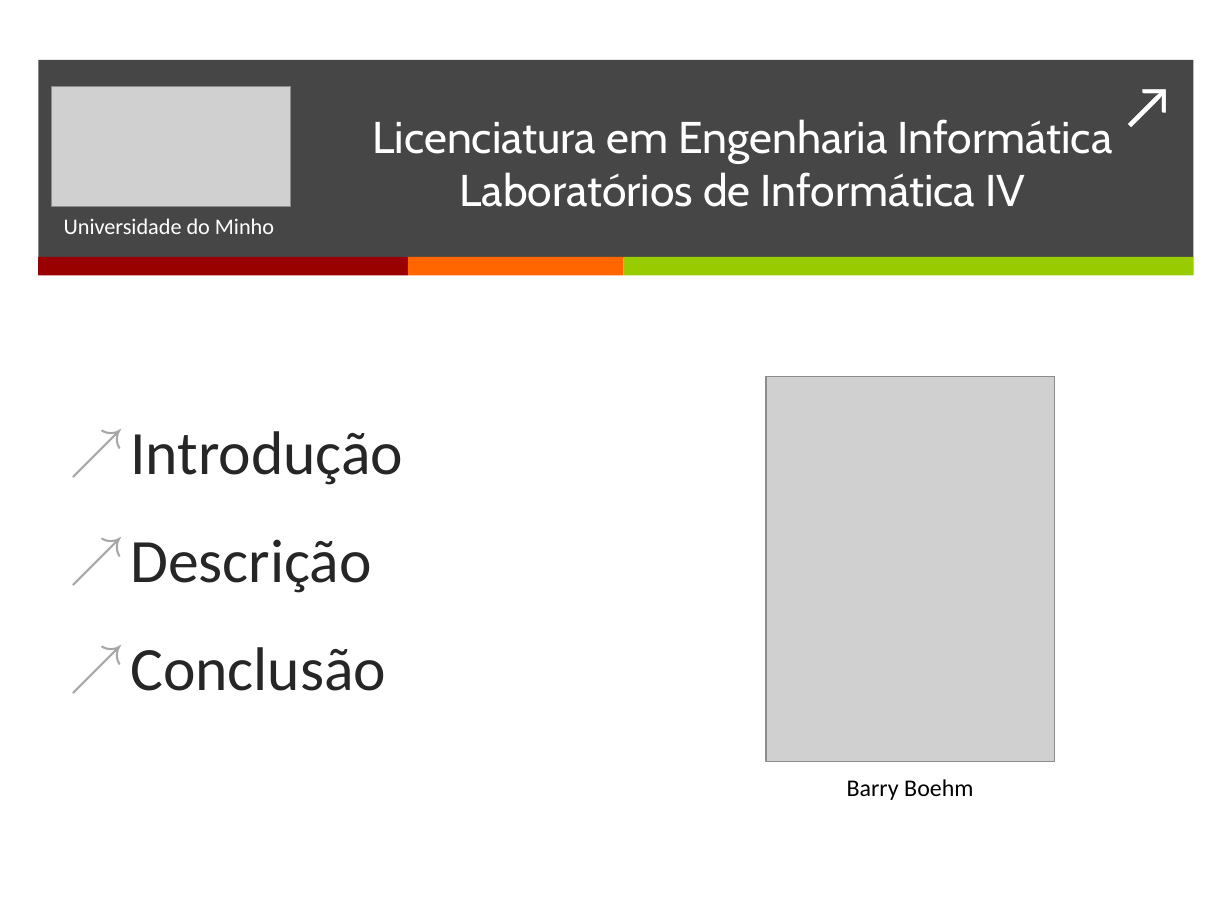
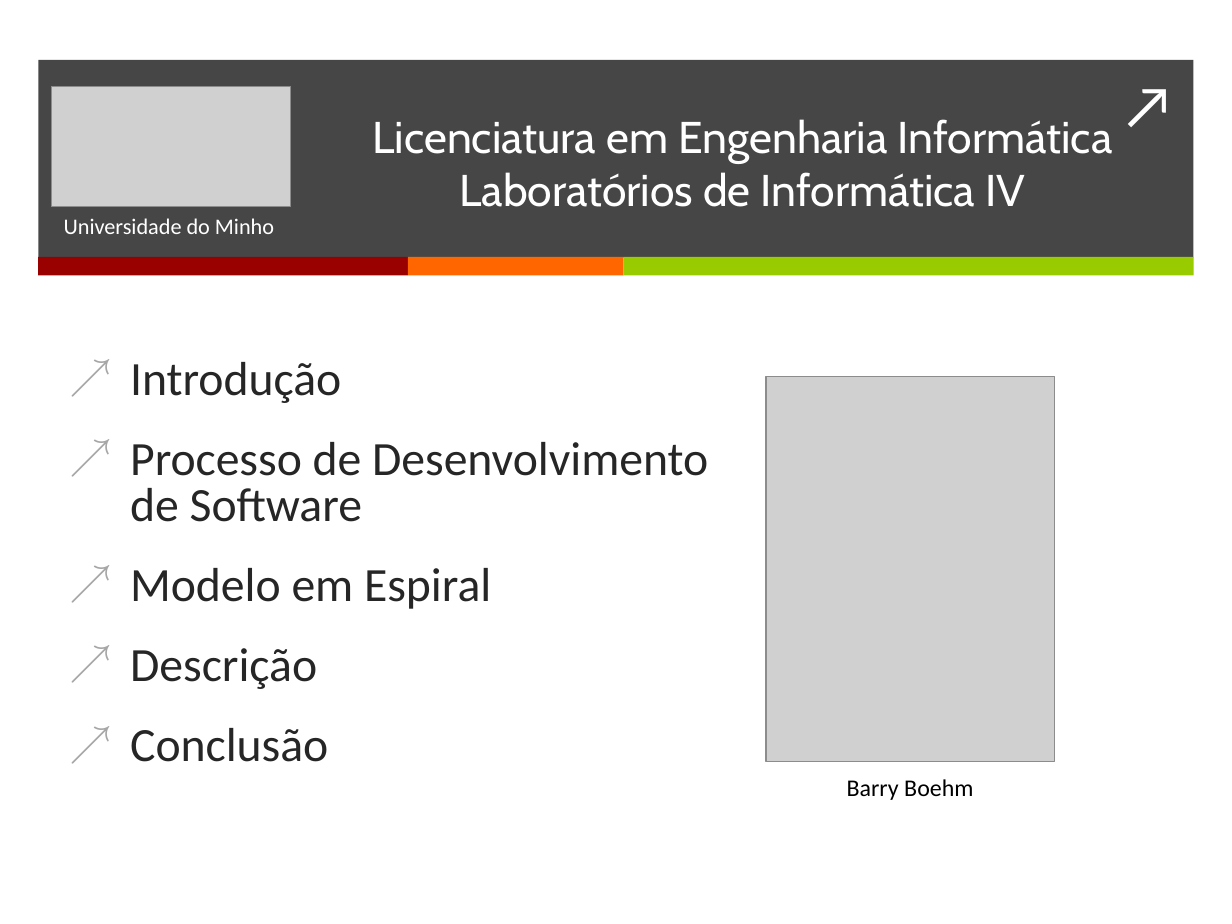
Before and after one commit to BrunoTorres/LI4, a slide deck: slide 2 of Apresentação/Apresentacao.pptx. Drawn at 1232x924 pixels with LibreOffice and Linux fonts; fonts in the diff are those of the drawing; grey boxes stand for pictures. Boxes give left, top, right and bottom in pixels: in the first picture for what was removed or moved away, otherwise in the second. Text is boxed around its words. In the diff, an @@ line names an element or a change of style, - is before the commit and + after.

Commit message:
ne

```diff
--- a/Apresentação/Apresentacao.pptx
+++ b/Apresentação/Apresentacao.pptx
@@ text "Introdução": place and size @@
-text "Introdução" at [130,431,403,691]
+text "Introdução" at [130,362,708,762]
@@ text at [130,362,341,762]: size 36 to 27.9 pt in "Introdução", "Descrição", "Conclusão"; line spacing 1 to 0.8 @@
@@ text at [130,442,708,609]: paragraphs added @@
+↗ Processo de Desenvolvimento de Software
+↗ Modelo em Espiral
```
Also in this commit, not shown: 1 other slide changed, 2 slides added.
